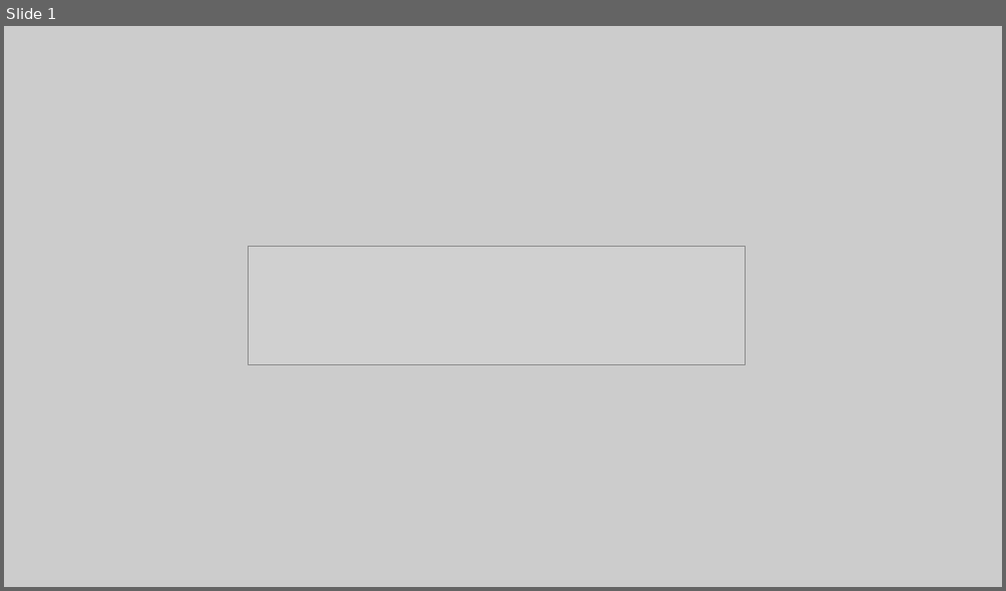
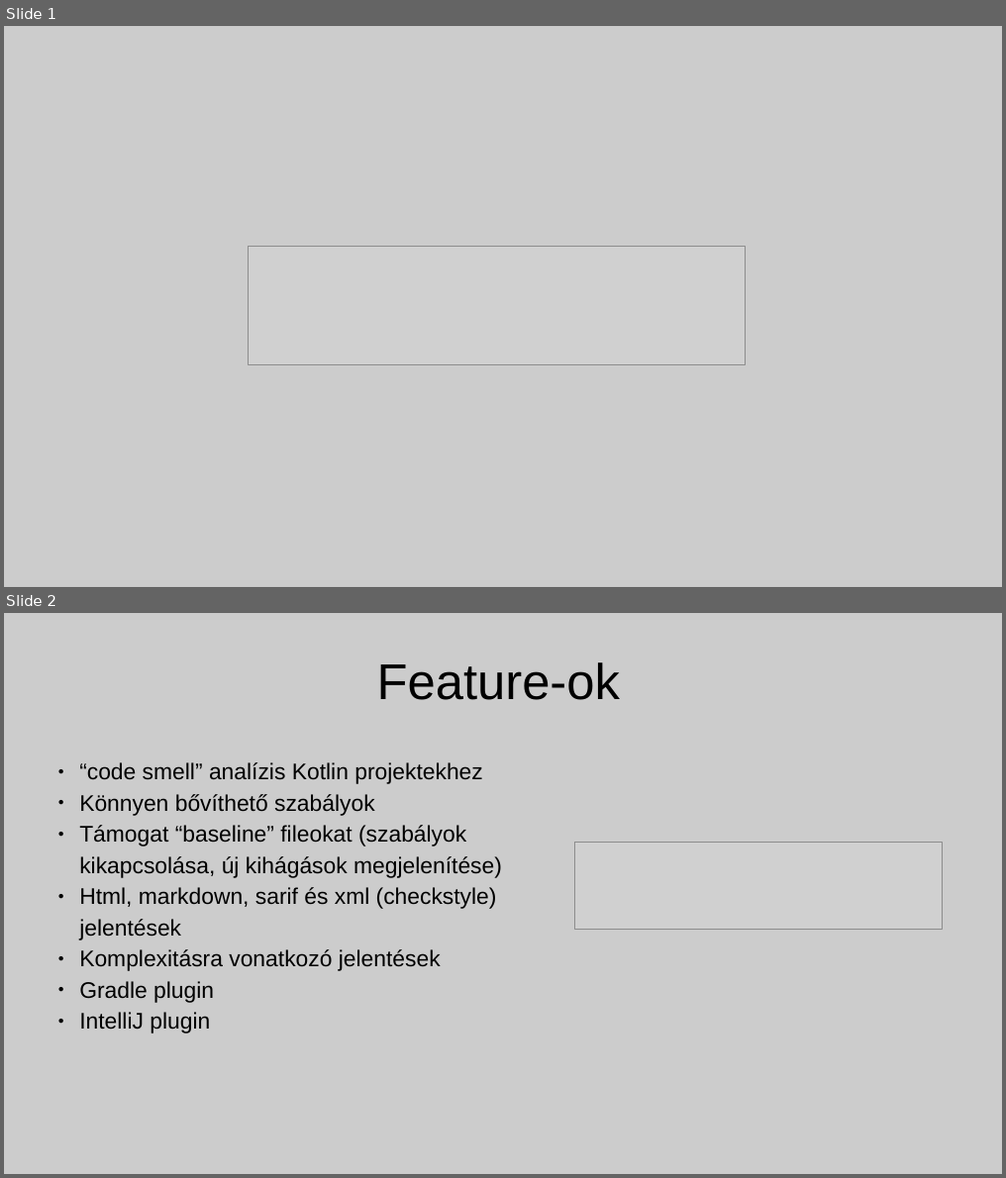
Before and after one commit to adams1mon/detekt-demo, a slide deck: detekt-presentation/presentation.odp. Shown one above the other, each under a label of ours: slide 1 before the commit, slides 1 and 2 after it. The pictures are 1006x591 and 1006x1178 pixels, drawn with LibreOffice and Linux fonts; fonts in the diff are those of the drawing; grey boxes stand for pictures. Boxes give left, top, right and bottom in pixels: in the first picture for what was removed or moved away, otherwise in the second. Text is boxed around its words. In the diff, an @@ line names an element or a change of style, - is before the commit and + after.

```diff
--- a/detekt-presentation/presentation.odp
+++ b/detekt-presentation/presentation.odp
@@ slide 2 added at (4,613,1002,1174), background #CCCCCC @@
@@ title added at (377,663,620,700), 40 pt, text #000000 @@
+Feature-ok
@@ text added at (79,762,502,1034), 18 pt, text #000000 @@
+● “code smell” analízis Kotlin projektekhez
+● Könnyen bővíthető szabályok
+● Támogat “baseline” fileokat (szabályok kikapcsolása, új kihágások megjelenítése)
+● Html, markdown, sarif és xml (checkstyle) jelentések
+● Komplexitásra vonatkozó jelentések
+● Gradle plugin
+● IntelliJ plugin
@@ picture added at (574,842,943,930) @@
```
Also in this commit, not shown: 5 other slides added, 3 slides removed, 3 other files.
